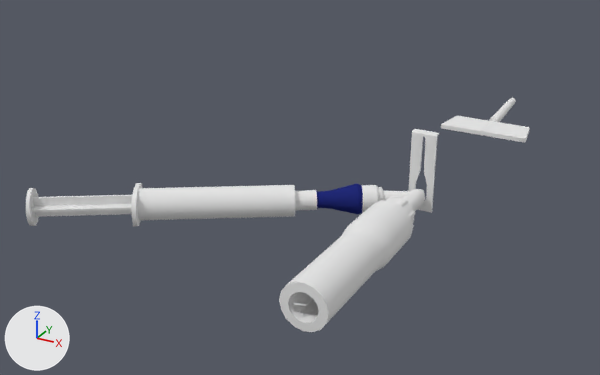
Renders of the Blender file blend/needle/insulfon_needle.blend from each side of a commit.
Camera for both pictures: a 50 mm lens placed at (0.134, -0.487, 0.174), pointed at (-0.093, -0.074, -0.032). The lights are fixed; the arrows at lower left show +X, +Y and +Z. The same objects are shown in both versions, whatever each file hides.

The first picture shows 'OmniflushSyringeBarrel', 'OmniflushSyringePlunger', 'bf', 'i_connector', 'outer', 'puller', 'puller.001', 'ring'.
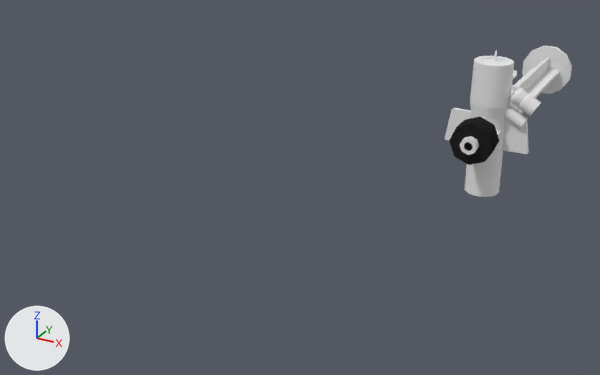
Changed parts and their boxes (x1, y1, x2, y2) in the pictures (600 x 375 px):
'outer', moved, turned: before (279, 200, 413, 332); after (464, 56, 514, 197)
'OmniflushSyringeBarrel', moved, turned: before (131, 183, 317, 227); after (460, 85, 523, 155)
'OmniflushSyringePlunger', moved, turned, rescaled: before (26, 188, 132, 226); after (449, 46, 572, 165)
'puller', moved, turned: before (383, 129, 439, 213); after (504, 70, 528, 129)
'bf', moved, turned: before (441, 116, 530, 142); after (445, 108, 529, 154)
'i_connector', moved, turned (not visible afterwards): before (316, 184, 379, 214)
'ring', moved, turned: before (378, 187, 384, 201); after (510, 87, 541, 116)
'puller.001', moved, turned (not visible afterwards): before (386, 196, 415, 227)
'inner', moved, turned: before (293, 298, 313, 305); after (481, 59, 507, 64)
'bf.001', turned (not visible before): after (494, 50, 497, 62)

The change in detail:
Object 'bf.001' (ob_bf_001) turns from (-90, -180, 0) to (0, 0, 0) degrees about x, y and z.
Object 'i_connector' (ob_i_connector) turns from (90, 0, 121) to (0, 0, 0) degrees about x, y and z.
Object 'i_connector' (ob_i_connector) moves from (-0.0115, -0.1286, 0.0001) to (0.0, 0.0, 0.0).
Object 'puller.001' (ob_puller_001) turns from (-90, -180, 0) to (0, 0, 0) degrees about x, y and z.
Object 'puller.001' (ob_puller_001) moves from (0.0, -0.1405, 0.0001) to (0.0, 0.0, 0.0).
Object 'bf' (ob_bf) turns from (-90, -180, 0) to (0, 0, 0) degrees about x, y and z.
Object 'bf' (ob_bf) moves from (0.0, 0.0012, 0.0) to (0.0, 0.0, 0.0).
Object 'ring' (ob_ring) turns from (-90, -180, 0) to (0, 0, 0) degrees about x, y and z.
Object 'ring' (ob_ring) moves from (0.0, -0.154, 0.0002) to (0.0, 0.0, 0.0).
Object 'puller' (ob_puller) turns from (-90, -180, 0) to (0, 0, 0) degrees about x, y and z.
Object 'puller' (ob_puller) moves from (0.0, -0.1405, 0.0001) to (0.0, 0.0, 0.0).
Object 'outer' (ob_outer) turns from (-90, -180, 0) to (0, 0, 0) degrees about x, y and z.
Object 'outer' (ob_outer) moves from (0.0, -0.1976, 0.0) to (0.0, 0.0, 0.0).
Object 'inner' (ob_inner) turns from (-90, -180, 0) to (0, 0, 0) degrees about x, y and z.
Object 'inner' (ob_inner) moves from (0.0, -0.196, 0.0) to (0.0, 0.0, 0.0).
Object 'OmniflushSyringeBarrel' (ob_omniflushsyringebarrel) turns from (122, -90, 0) to (0, 0, 0) degrees about x, y and z.
Object 'OmniflushSyringeBarrel' (ob_omniflushsyringebarrel) moves from (-0.075, -0.168, 0.0) to (0.0, 0.0, 0.0).
Object 'OmniflushSyringePlunger' (ob_omniflushsyringeplunger) turns from (122, -90, 0) to (0, 0, 0) degrees about x, y and z.
Object 'OmniflushSyringePlunger' (ob_omniflushsyringeplunger) is rescaled from (0.507, 0.507, 0.507) to (1.0, 1.0, 1.0).
Object 'OmniflushSyringePlunger' (ob_omniflushsyringeplunger) moves from (-0.0973, -0.1819, 0.0) to (0.0, 0.0, 0.0).
